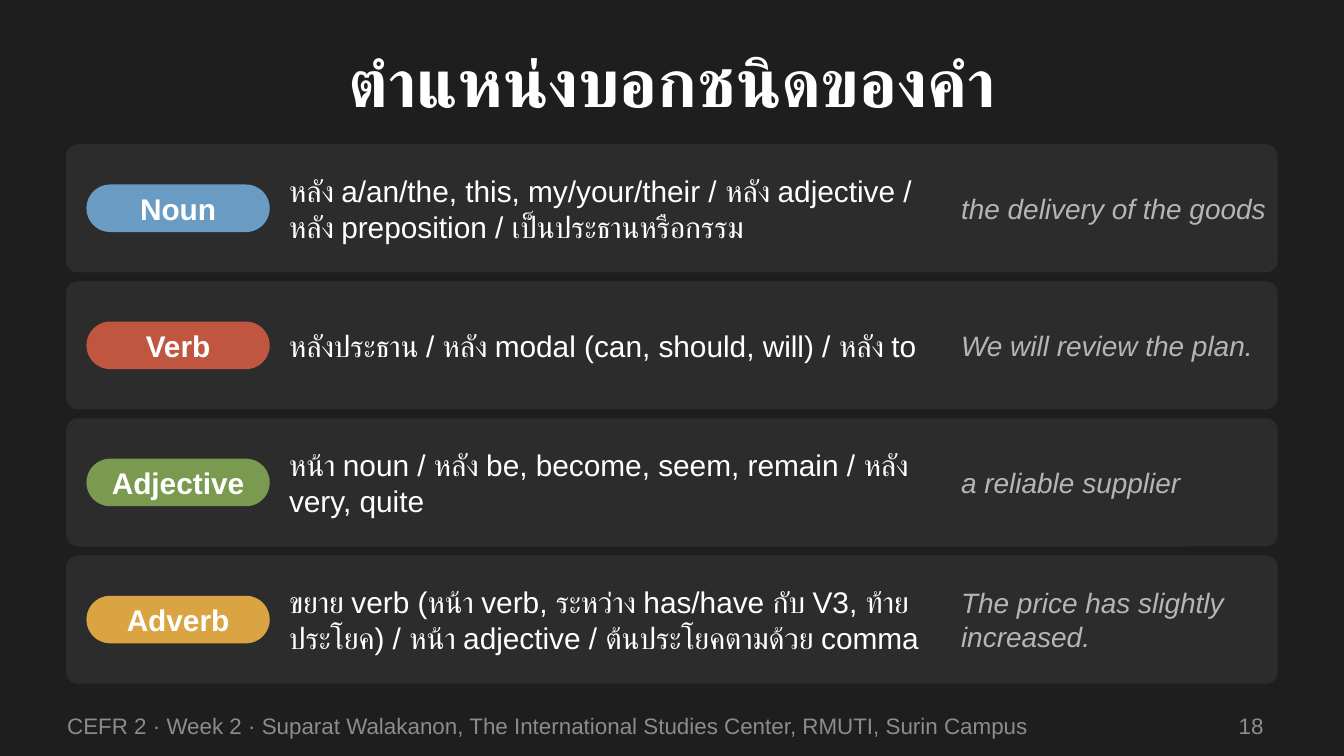
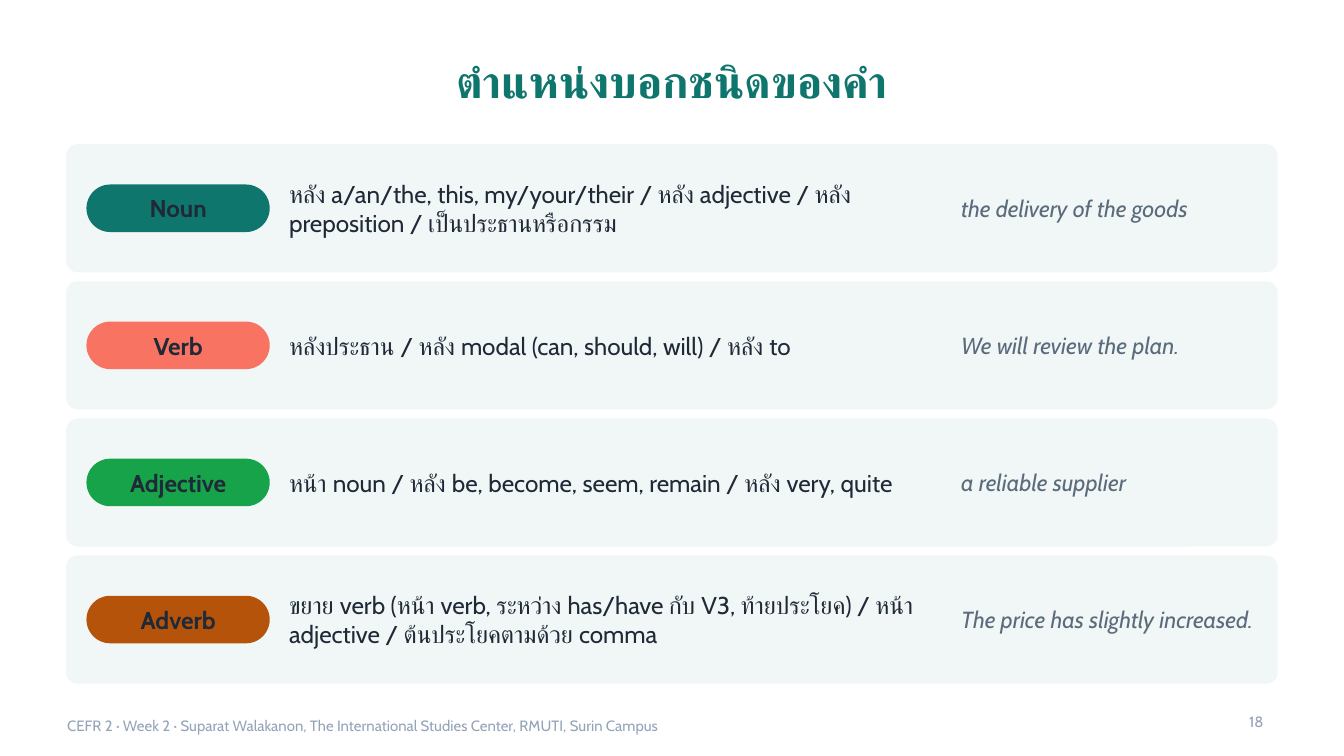
Before and after one commit to surin-english-hub/cefr2, a slide deck: slide 18 of docs/week-02/Week02_Part1_Photographs_Part5_WordForm.pptx. Drawn at 1344x756 pixels with LibreOffice and Linux fonts; fonts in the diff are those of the drawing. Boxes give left, top, right and bottom in pixels: in the first picture for what was removed or moved away, otherwise in the second. Text is boxed around its words. In the diff, an @@ line names an element or a change of style, - is before the commit and + after.

```diff
--- a/docs/week-02/Week02_Part1_Photographs_Part5_WordForm.pptx
+++ b/docs/week-02/Week02_Part1_Photographs_Part5_WordForm.pptx
@@ background #1E1E1E to #FFFFFF @@
@@ title "ตำแหน่งบอกชนิดของคำ" at (456,64,888,99): size 36 to 24 pt, font Arial to Cabin, text colour #FFFFFF to #0F766E @@
@@ rounded rectangle at (87,185,269,231): fill #6A9BC3 to #0F766E; outline #6A9BC3 1 pt to #0F766E 1 pt @@
@@ rounded rectangle at (87,323,269,368): fill #C0563F to #F97362; outline #C0563F 1 pt to #F97362 1 pt @@
@@ rounded rectangle at (87,460,269,505): fill #7A9A4F to #16A34A; outline #7A9A4F 1 pt to #16A34A 1 pt @@
@@ fill #2C2C2C to #F0F7F6; outline #2C2C2C 1 pt to #F0F7F6 1 pt in 4 elements at (67,145,1277,271), (67,282,1277,409), (67,419,1277,546), (67,556,1277,683) @@
@@ size 16 to 13 pt, font Arial to Cabin, text colour #FFFFFF to #1F2937 in 8 elements at (150,200,207,217), (289,184,851,238), (154,336,203,356), (289,336,790,359), (130,474,226,498), (289,473,893,498), (141,611,216,629), (289,595,913,649) @@
@@ size 15 to 12.5 pt, font Arial to Cabin, text colour #B5B5B5 to #5B6B7C in 4 elements at (961,199,1188,223), (961,336,1179,360), (961,473,1126,497), (961,610,1253,634) @@
@@ rounded rectangle at (87,597,269,642): fill #D9A441 to #B45309; outline #D9A441 1 pt to #B45309 1 pt @@
@@ text "CEFR 2 · Week 2 ..." at (67,720,658,735): size 12 to 8 pt, font Arial to Cabin, text colour #8C8C8C to #94A3B8 @@
@@ page number at (1249,716,1263,727): size 12 to 8 pt, font Arial to Cabin, text colour #8C8C8C to #94A3B8 @@
```
Also in this commit, not shown: 24 other slides changed, 2 other files.
